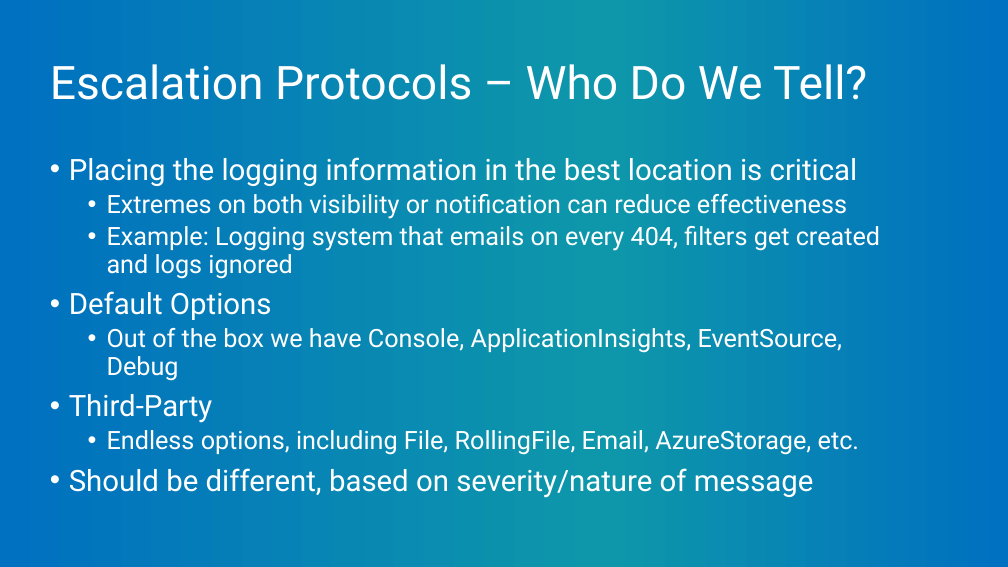
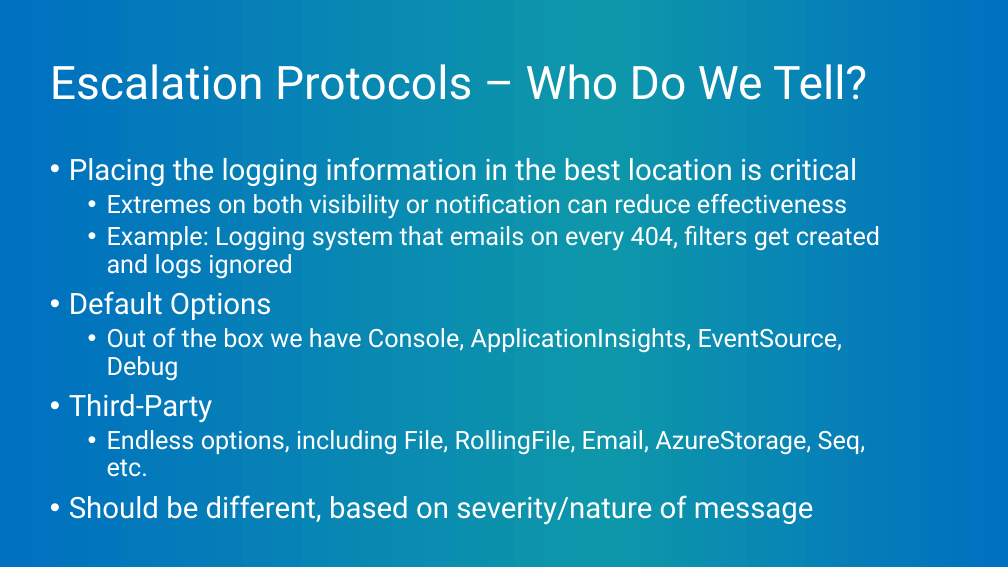
Before and after one commit to mitchelsellers/dotnetcoreloggingdemo, a slide deck: slide 8 of Presentation/But It Was Logged.pptx (slide 7 before the commit). Drawn at 1008x567 pixels with LibreOffice and Linux fonts; fonts in the diff are those of the drawing; background and template pictures are left out. Boxes give left, top, right and bottom in pixels: in the first picture for what was removed or moved away, otherwise in the second. Text is boxed around its words. In the diff, an @@ line names an element or a change of style, - is before the commit and + after.

```diff
--- a/Presentation/But It Was Logged.pptx
+++ b/Presentation/But It Was Logged.pptx
@@ text at bbox=[107, 430, 866, 477]: text changed @@
-  • Endless options, including File, RollingFile, Email, AzureStorage, etc.
+  • Endless options, including File, RollingFile, Email, AzureStorage, Seq, etc.
```
Also in this commit, not shown: 9 other slides changed, 2 slides added, 4 other files.
